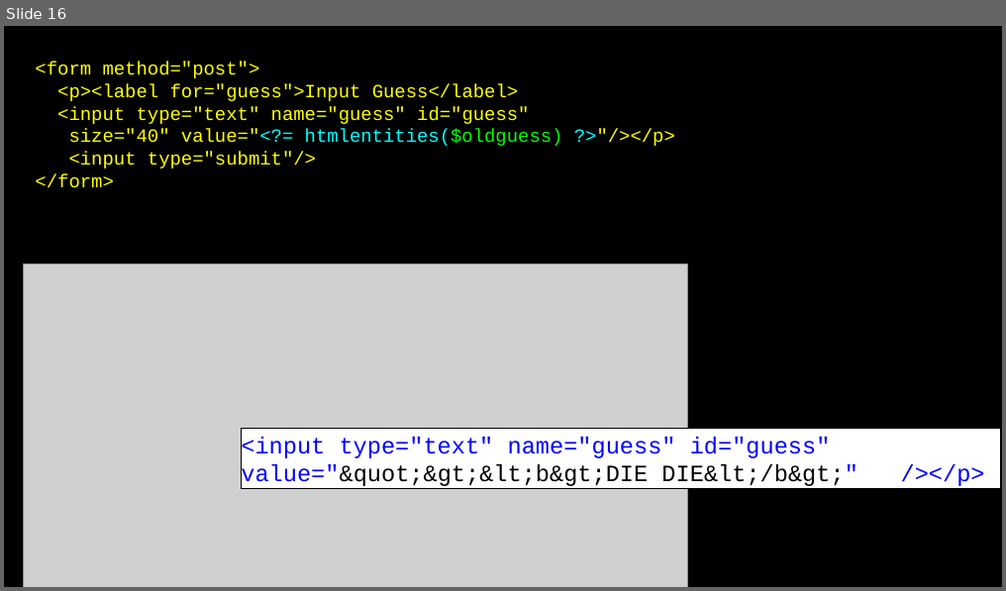
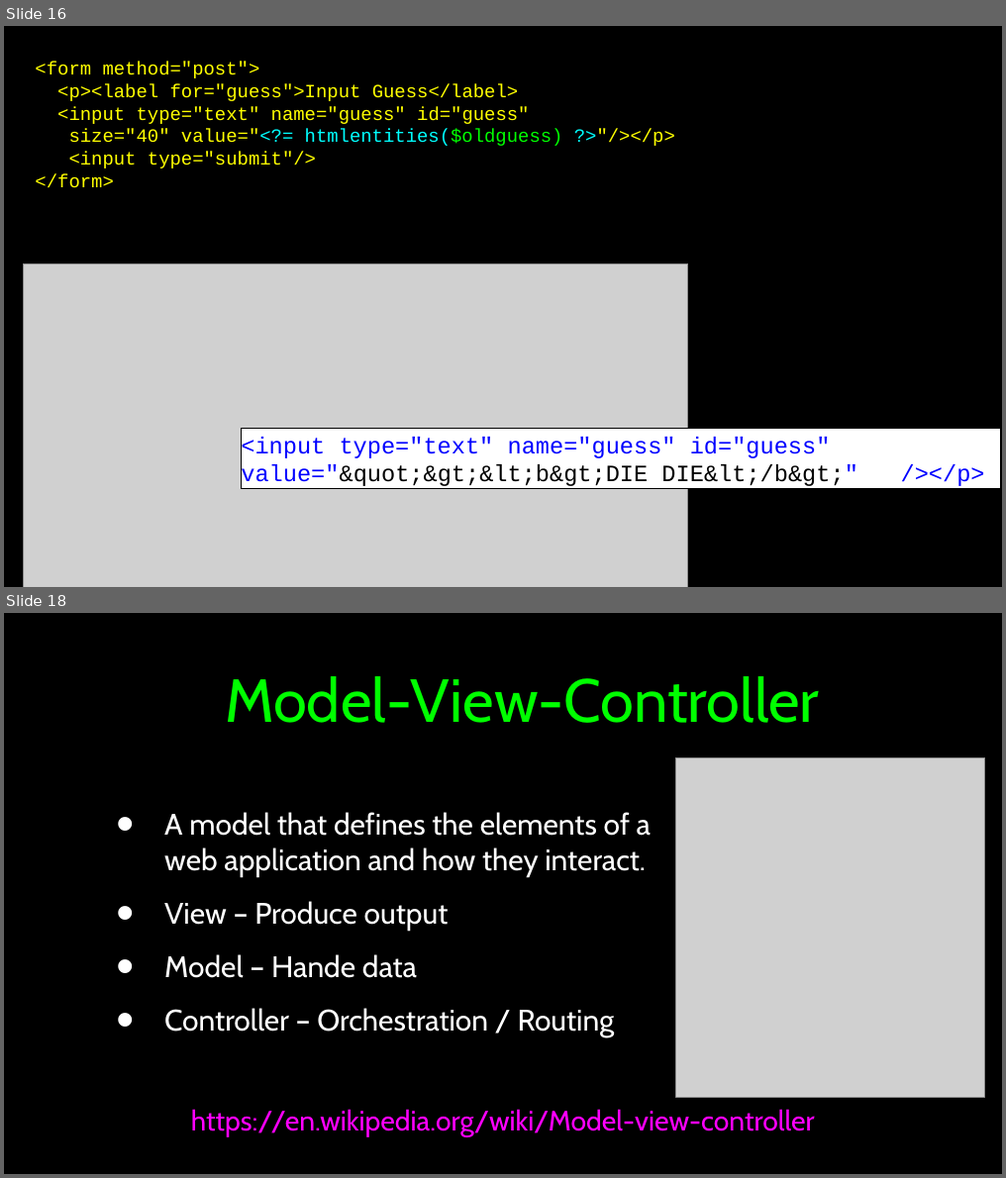
Before and after one commit to csev/wa4e, a slide deck: lectures/PHP-06-Forms.ppt. Shown one above the other, each under a label of ours: slide 16 before the commit, slides 16 and 18 after it; the slides between them are not shown. The pictures are 1006x591 and 1006x1178 pixels, drawn with LibreOffice and Linux fonts; fonts in the diff are those of the drawing; grey boxes stand for pictures. Boxes give left, top, right and bottom in pixels: in the first picture for what was removed or moved away, otherwise in the second. Text is boxed around its words. In the diff, an @@ line names an element or a change of style, - is before the commit and + after.

```diff
--- a/lectures/PHP-06-Forms.ppt
+++ b/lectures/PHP-06-Forms.ppt
@@ slide 18 added at bbox=[4, 613, 1002, 1174], background #000000 @@
@@ title added at bbox=[225, 676, 819, 723], 78 pt, text #00FF00 @@
+Model-View-Controller
@@ picture added at bbox=[676, 758, 984, 1097] @@
@@ text added at bbox=[164, 812, 650, 1038], 38 pt, text #FFFFFF @@
+• A model that defines the elements of a web application and how they interact.
+• View – Produce output
+• Model – Hande data
+• Controller – Orchestration / Routing
@@ text added at bbox=[191, 1109, 815, 1137], 36 pt, text #FF00FF @@
+https://en.wikipedia.org/wiki/Model-view-controller
```
Also in this commit, not shown: 3 slides changed, 1 other slide added.
